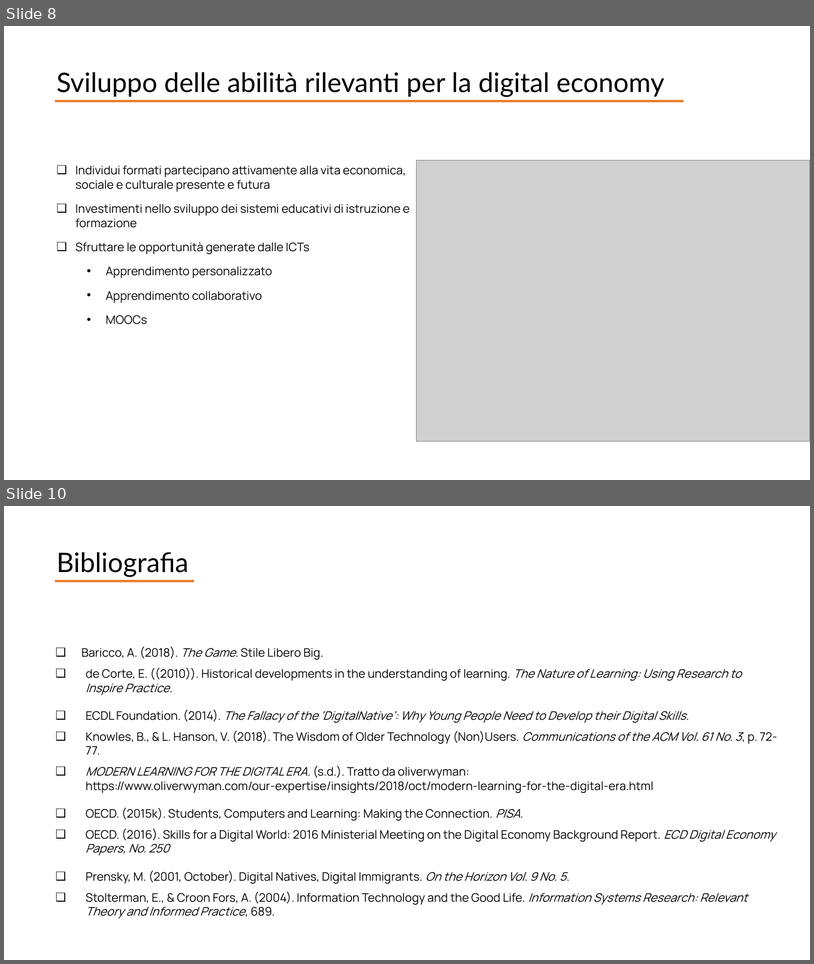
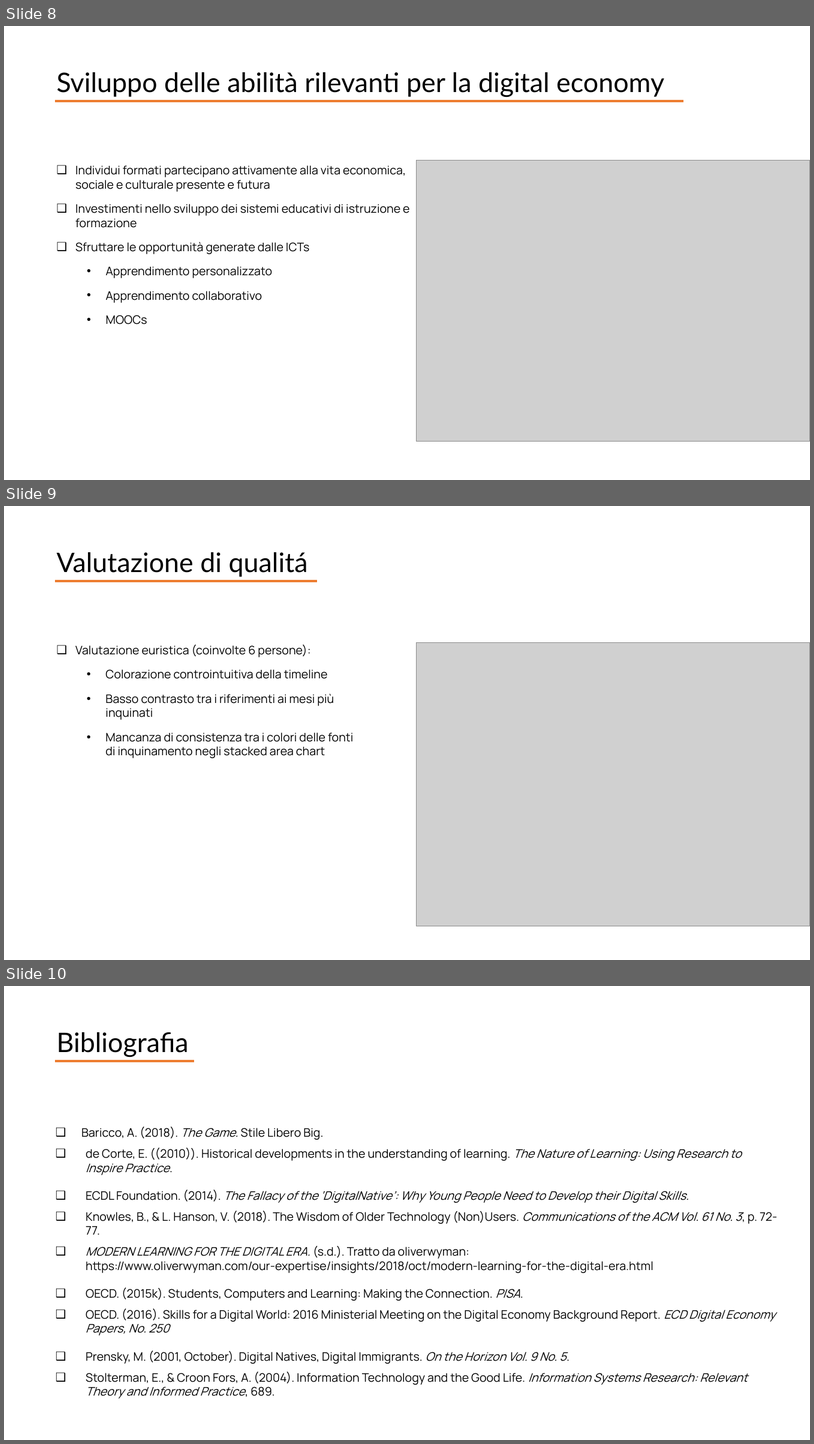
Before and after one commit to giocoal/air-quality-milano-interactive-data-visualization-tableau, a slide deck: Report/Presentazione_progetto_SIIS_Merelli_Carbone_Grosso.pptx. Shown one above the other, each under a label of ours: slides 8 and 10 before the commit, slides 8, 9 and 10 after it; the slides between them are not shown. The pictures are 814x964 and 814x1444 pixels, drawn with LibreOffice and Linux fonts; fonts in the diff are those of the drawing; grey boxes stand for pictures. Boxes give left, top, right and bottom in pixels: in the first picture for what was removed or moved away, otherwise in the second. Text is boxed around its words. In the diff, an @@ line names an element or a change of style, - is before the commit and + after.

Commit message:
Valutazione qualita

```diff
--- a/Report/Presentazione_progetto_SIIS_Merelli_Carbone_Grosso.pptx
+++ b/Report/Presentazione_progetto_SIIS_Merelli_Carbone_Grosso.pptx
@@ slide 9 added at [4,506,810,960], background #FFFFFF @@
@@ text added at [57,552,308,577], 32 pt, text #000000 @@
+Valutazione di qualitá
@@ line added from (56, 581) to (317, 581), #ED7D31 3 pt @@
@@ text added at [75,645,353,758], 14 pt, text #000000 @@
+❑ Valutazione euristica (coinvolte 6 persone):
+  • Colorazione controintuitiva della timeline
+  • Basso contrasto tra i riferimenti ai mesi più inquinati
+  • Mancanza di consistenza tra i colori delle fonti di inquinamento negli stacked area chart
@@ picture added at [417,642,810,926] @@
```
Also in this commit, not shown: 1 slide removed, 10 other files.
